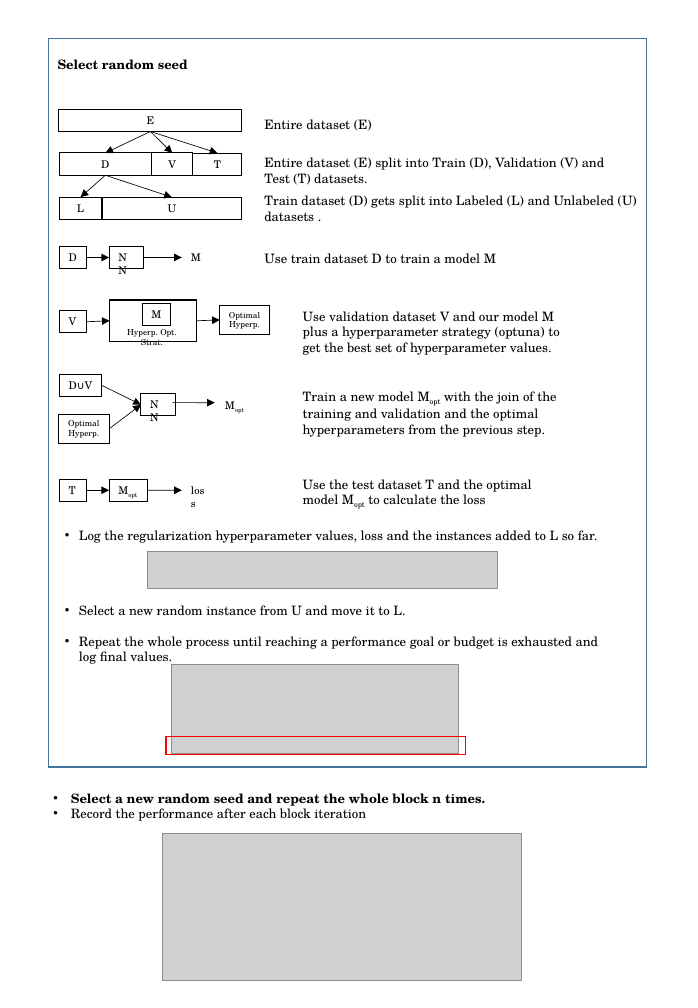
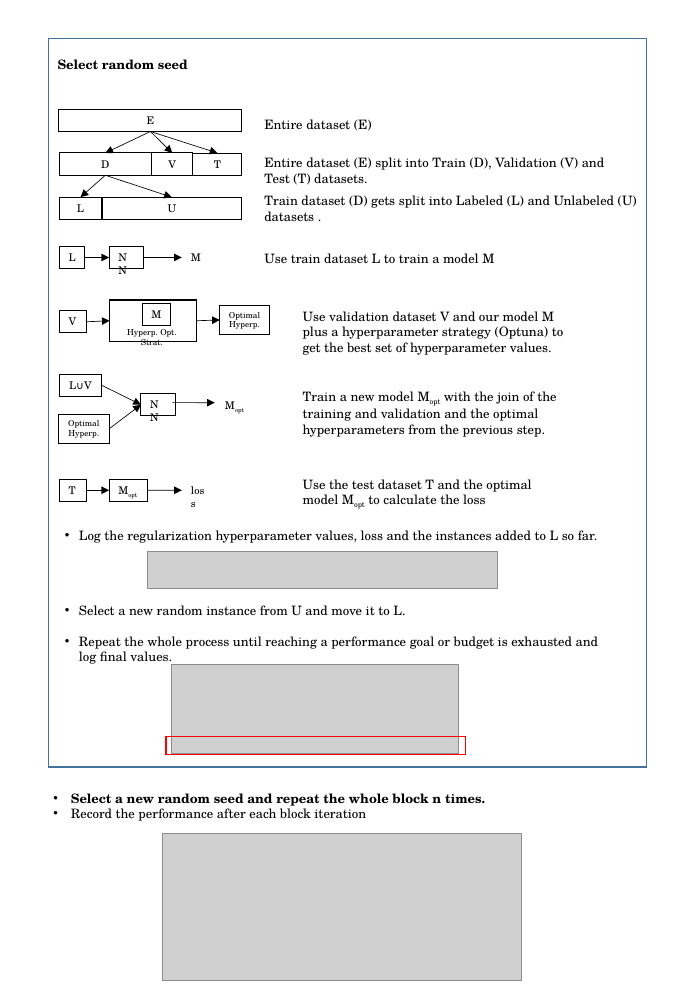
Before and after one commit to srp-group/hypothesis-testing, a slide deck: slide 1 of Hypothesis_Approach.pptx. Drawn at 698x1008 pixels with LibreOffice and Linux fonts; fonts in the diff are those of the drawing; grey boxes stand for pictures. Boxes give left, top, right and bottom in pixels: in the first picture for what was removed or moved away, otherwise in the second. Text is boxed around its words. In the diff, an @@ line names an element or a change of style, - is before the commit and + after.

Commit message:
anc ,sam

```diff
--- a/Hypothesis_Approach.pptx
+++ b/Hypothesis_Approach.pptx
@@ text in rectangle at [69,253,76,261]: text changed @@
-D
+L
@@ text at [264,253,494,263]: text changed @@
-Use train dataset D to train a model M
+Use train dataset L to train a model M
@@ text at [303,311,564,355]: text changed @@
-Use validation dataset V and our model M plus a hyperparameter strategy (optuna) to get the best set of hyperparameter values.
+Use validation dataset V and our model M plus a hyperparameter strategy (Optuna) to get the best set of hyperparameter values.
@@ text in rectangle at [69,381,92,389]: text changed @@
-D∪V
+L∪V
```
